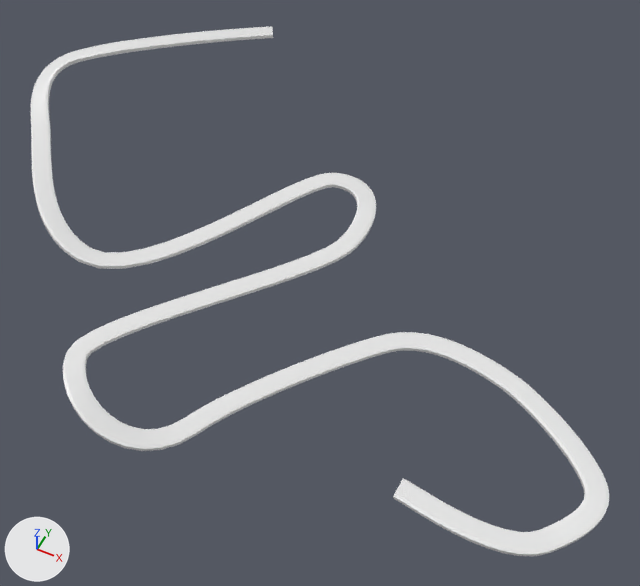
What one commit did to the Blender file FMxAR/Assets/Models/Tracks/Track_3.blend.
Camera for both pictures: a 50 mm lens placed at (50.0, -198.0, 360.0), pointed at (-89.0, 80.0, 12.0). The axes (+X, +Y, +Z) are drawn at lower left. The lights are the same throughout.

The scene before the commit, as lines of its bpy script (objects in view):
```python
me_cube = bpy.data.meshes.new('Cube')
me_cube.from_pydata(...)  # 12 vertices, 5 faces; spans x -1.0..1.0, y -1.36..1.36, z -10.77..1.0
me_cube.materials.append(mat_material)  # white #e7e7e7
# before: 1 (1.0, 1.36, -1.0), 3 (1.0, -1.36, -1.0), 5 (-1.0, 1.36, -1.0), 7 (-1.0, -1.36, -1.0), 8 (1.0, 1.36, -10.77)
# before: 9 (1.0, -1.36, -10.77), 10 (-1.0, 1.36, -10.77), 11 (-1.0, -1.36, -10.77)
ob_cube = bpy.data.objects.new('Cube', me_cube)
ob_cube.location = (0.0, 0.0, 0.0)
ob_cube.scale = (1.0, 3.85, 0.197)
_m = ob_cube.modifiers.new('Array', 'ARRAY')
_m.fit_type = 'FIT_CURVE'
_m.curve = ob_beziercurve
_m = ob_cube.modifiers.new('Curve', 'CURVE')
_m.object = ob_beziercurve
```
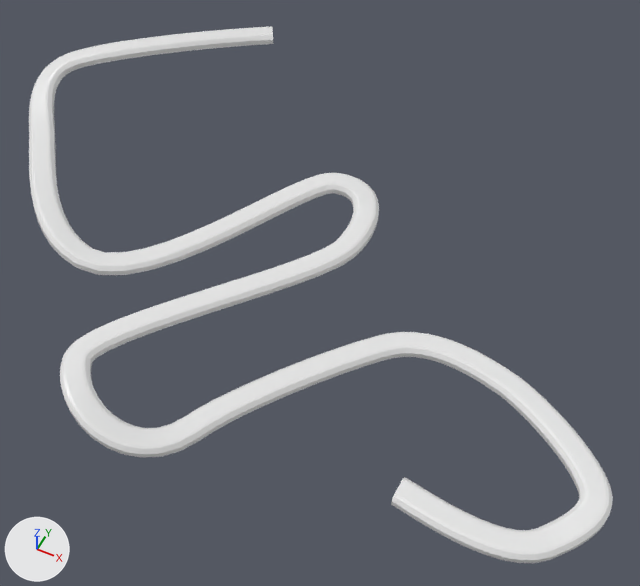
What differs and where, as boxes [x1, y1, x2, y2] in the pictures (640 x 586 px):
'Cube', reshaped: before [31, 26, 609, 556]; after [29, 26, 613, 563]

The change in detail:
me_cube has 12 vertices, 5 faces and spans x -1.0..1.0, y -1.36..1.36, z -10.77..1.0.
me_cube is used by ob_cube; location (0.0, 0.0, 0.0); scale (1.0, 3.85, 0.197).
Verts and faces of me_cube; kept vertices keep their numbers, new ones are numbered from 12.
Part 1, on me_cube:
Vertices 1, 3, 5, 7 move by (0.0, 0.0, 0.03).
Vertex 8 moves to (1.0, 1.82, -10.77).
Vertex 10 moves to (-1.0, 1.82, -10.77).
Vertex 9 moves to (1.0, -1.82, -10.77).
Vertex 11 moves to (-1.0, -1.82, -10.77).
New vertices 12 to 15 stand at vertices 8 to 11, in that order, plus (0.0, 0.0, -14.87).
New faces: (9, 11, 15, 13), (8, 12, 14, 10).
